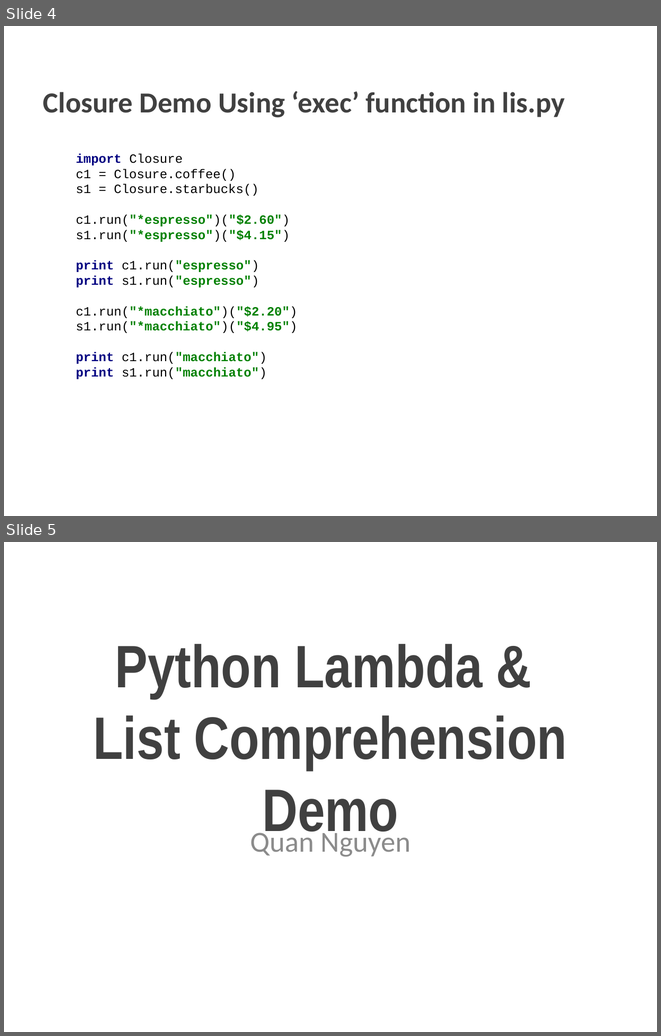
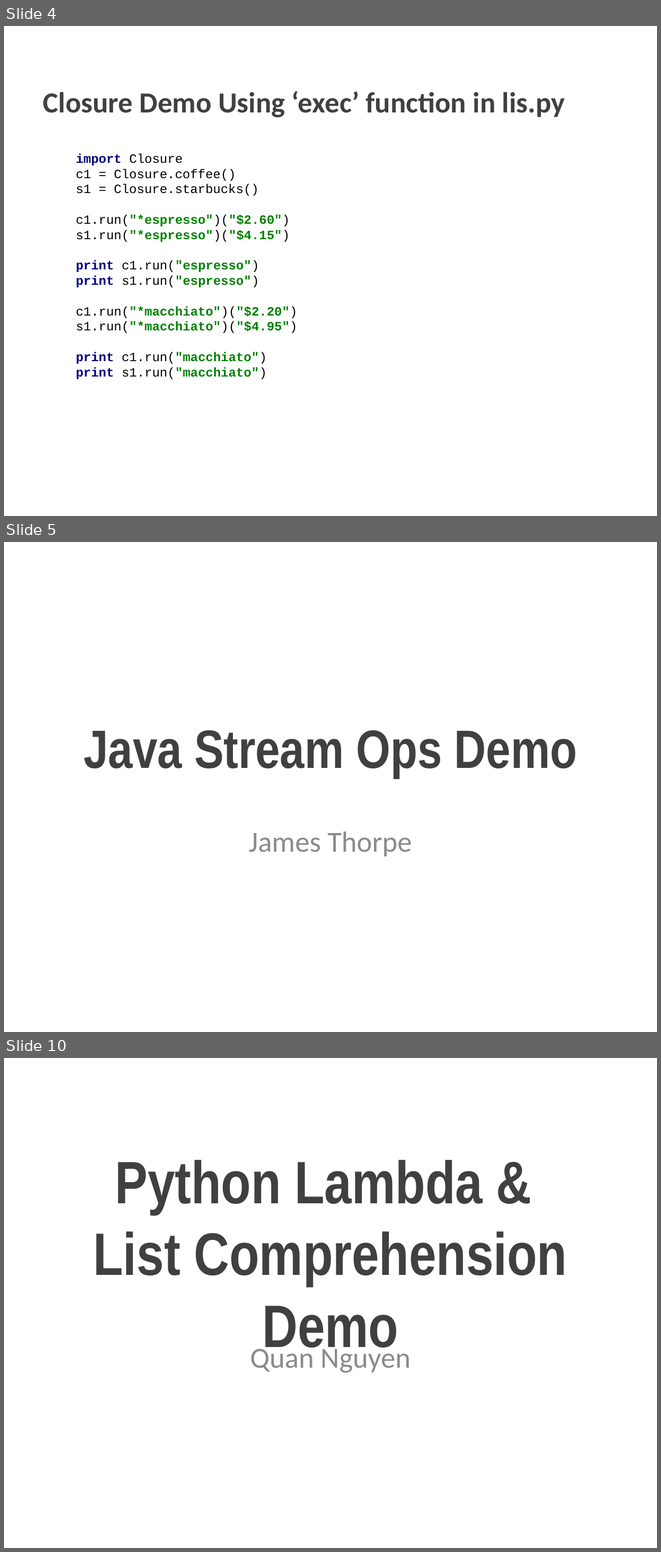
Before and after one commit to jht585/PLFinal, a slide deck: PLFinal.pptx. Shown one above the other, each under a label of ours: slides 4 and 5 before the commit, slides 4, 5 and 10 after it; the slides between them are not shown. The pictures are 661x1036 and 661x1552 pixels, drawn with LibreOffice and Linux fonts; fonts in the diff are those of the drawing; background and template pictures are left out. Boxes give left, top, right and bottom in pixels: in the first picture for what was removed or moved away, otherwise in the second. Text is boxed around its words. In the diff, an @@ line names an element or a change of style, - is before the commit and + after.

Commit message:
Added java stream op to pp

```diff
--- a/PLFinal.pptx
+++ b/PLFinal.pptx
@@ slide 5 added at <box>4,542,657,1032</box>, background picture (left out) @@
@@ title added at <box>84,730,577,778</box>, 59.4 pt, text #404040, bold @@
+Java Stream Ops Demo
@@ subtitle added at <box>249,831,412,856</box>, 32 pt, text #8C8C8C @@
+James Thorpe
@@ what was slide 5 is now slide 10 @@
```
Also in this commit, not shown: 2 slides changed, 4 other slides added.
